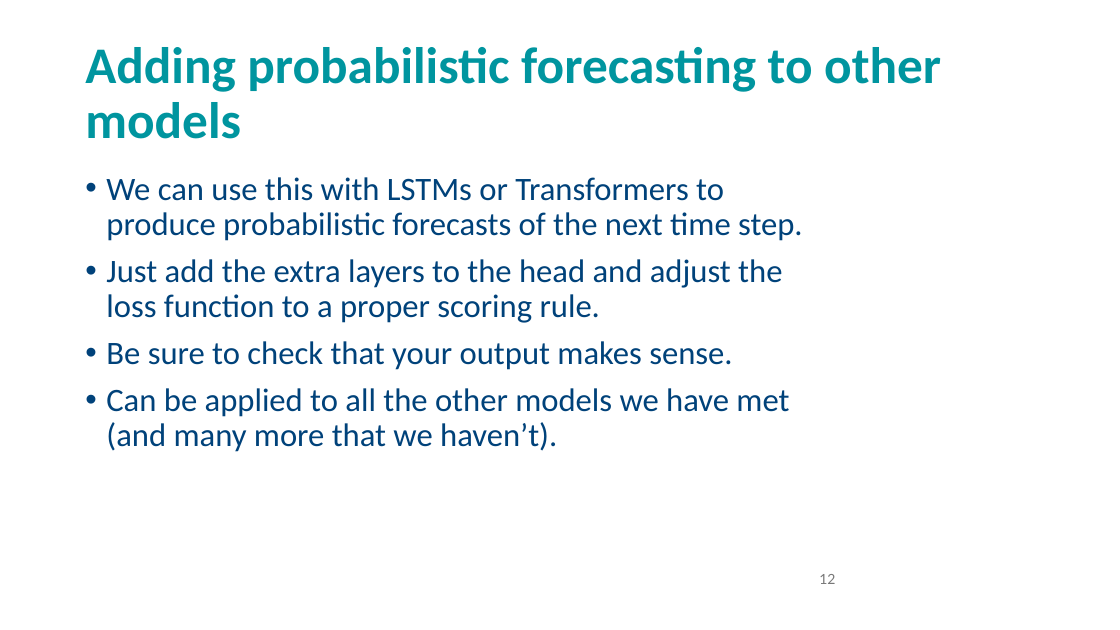
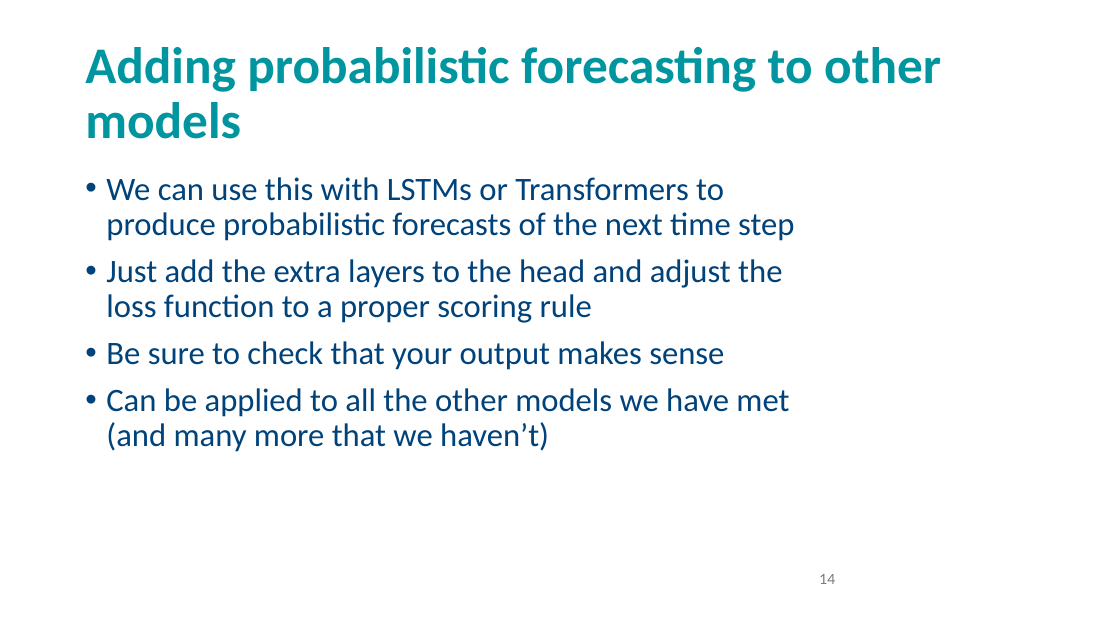
Before and after one commit to andrewcparnell/STAT41130, a slide deck: slide 14 of slides/day 4/D4C2_ProbNNs.pptx (slide 12 before the commit). Drawn at 1120x630 pixels with LibreOffice and Linux fonts; fonts in the diff are those of the drawing; background and template pictures are left out. Boxes give left, top, right and bottom in pixels: in the first picture for what was removed or moved away, otherwise in the second. Text is boxed around its words. In the diff, an @@ line names an element or a change of style, - is before the commit and + after.

```diff
--- a/slides/day 4/D4C2_ProbNNs.pptx
+++ b/slides/day 4/D4C2_ProbNNs.pptx
@@ text at (106,177,794,452): text changed @@
-• We can use this with LSTMs or Transformers to produce probabilistic forecasts of the next time step.
-• Just add the extra layers to the head and adjust the loss function to a proper scoring rule.
-• Be sure to check that your output makes sense.
-• Can be applied to all the other models we have met (and many more that we haven’t).
+• We can use this with LSTMs or Transformers to produce probabilistic forecasts of the next time step
+• Just add the extra layers to the head and adjust the loss function to a proper scoring rule
+• Be sure to check that your output makes sense
+• Can be applied to all the other models we have met (and many more that we haven’t)
@@ page number at (819,574,835,584): text changed @@
-12
+14
```
Also in this commit, not shown: 7 other slides changed, 2 slides added, 31 other files.
